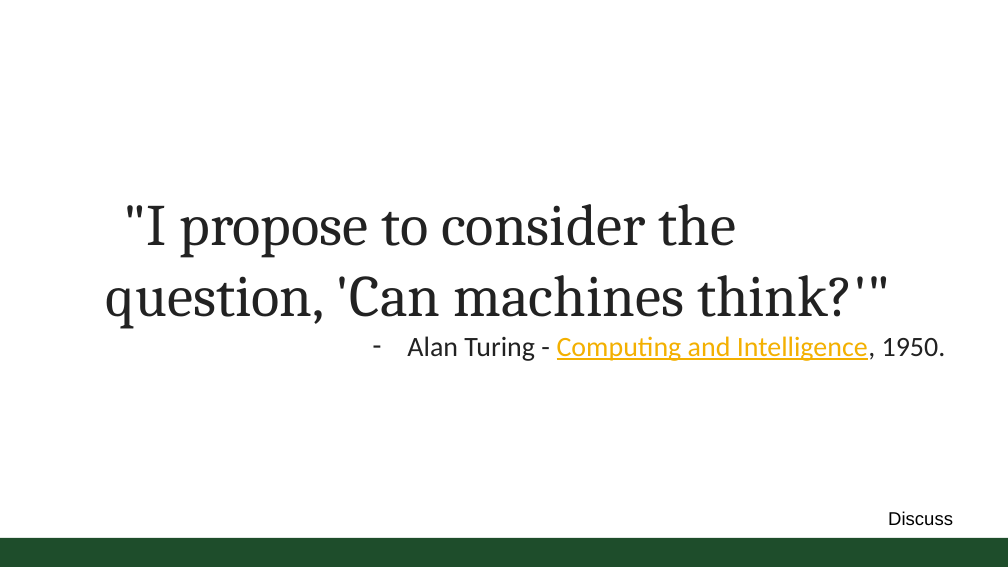
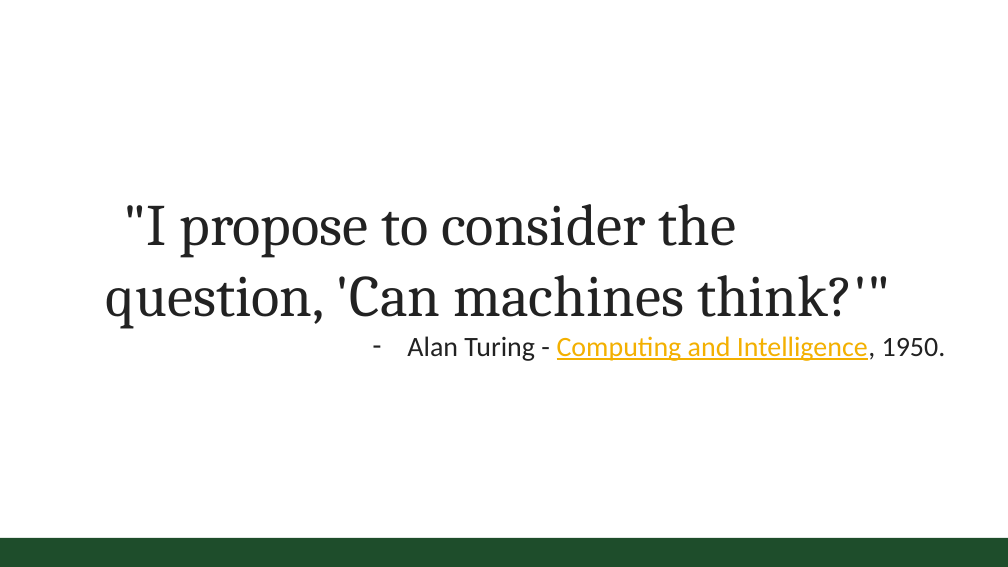
Before and after one commit to CSU-CS150B/handouts, a slide deck: slide 4 of Slides/On-Campus/02_01_turing_expressions_and_functions.pptx (slide 3 before the commit). Drawn at 1008x567 pixels with LibreOffice and Linux fonts; fonts in the diff are those of the drawing; background and template pictures are left out. Boxes give left, top, right and bottom in pixels: in the first picture for what was removed or moved away, otherwise in the second. Text is boxed around its words. In the diff, an @@ line names an element or a change of style, - is before the commit and + after.

```diff
--- a/Slides/On-Campus/02_01_turing_expressions_and_functions.pptx
+++ b/Slides/On-Campus/02_01_turing_expressions_and_functions.pptx
@@ text removed at [888, 511, 953, 526] @@
-Discuss
```
Also in this commit, not shown: 5 other slides changed, 3 slides added, 1 other file.
